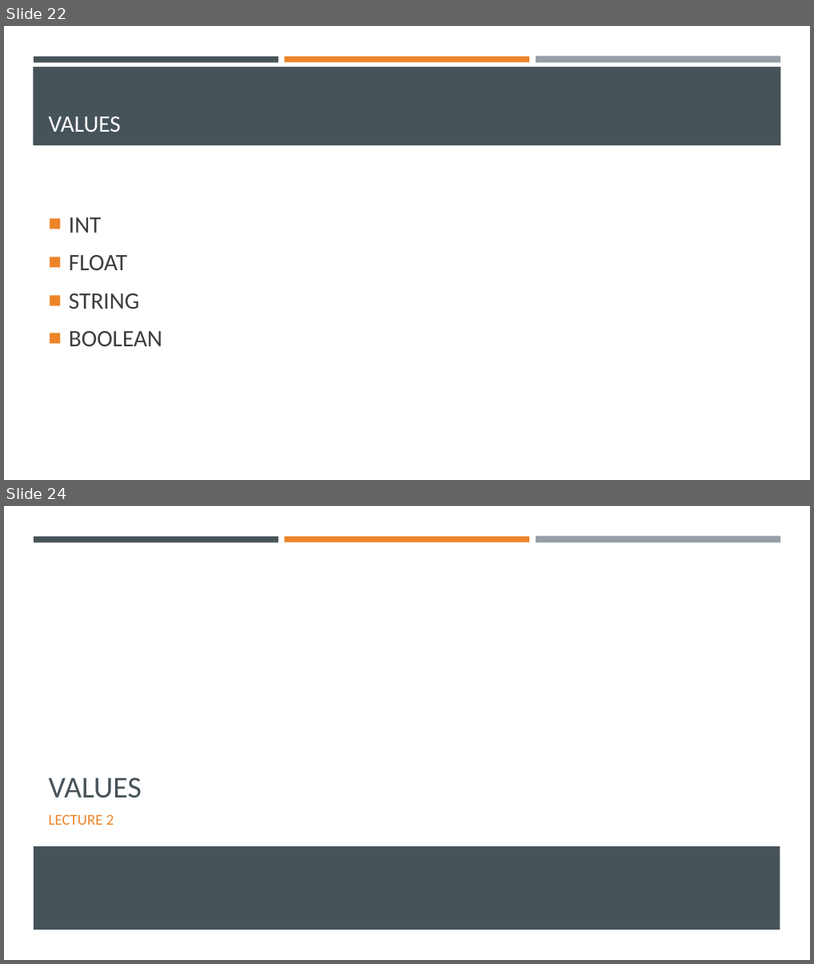
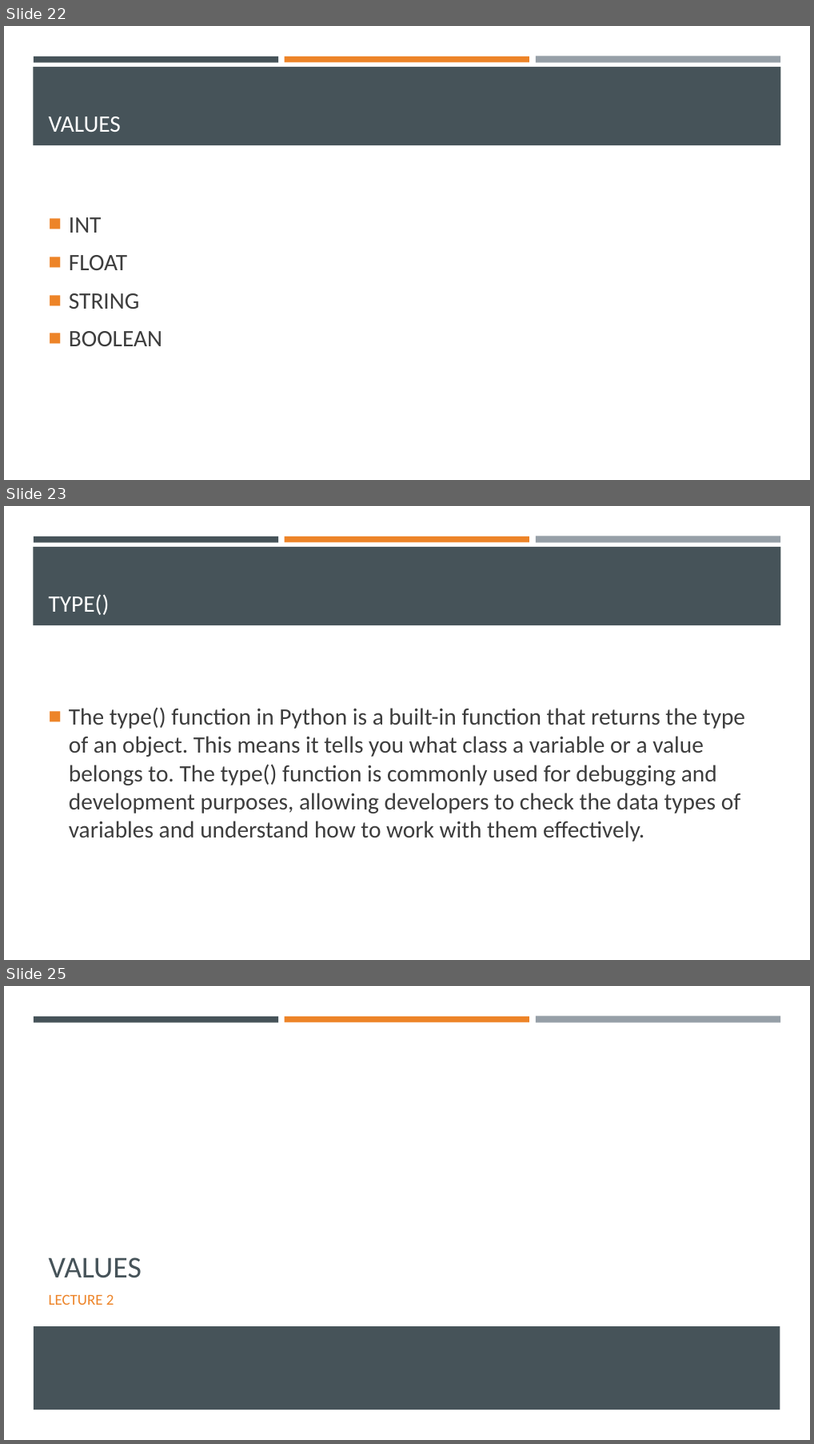
Before and after one commit to Ghost0396/iot, a slide deck: python/Python 3.pptx. Shown one above the other, each under a label of ours: slides 22 and 24 before the commit, slides 22, 23 and 25 after it; the slides between them are not shown. The pictures are 814x964 and 814x1444 pixels, drawn with LibreOffice and Linux fonts; fonts in the diff are those of the drawing. Boxes give left, top, right and bottom in pixels: in the first picture for what was removed or moved away, otherwise in the second. Text is boxed around its words. In the diff, an @@ line names an element or a change of style, - is before the commit and + after.

Commit message:
Update python lecture

```diff
--- a/python/Python 3.pptx
+++ b/python/Python 3.pptx
@@ slide 23 added at (4,506,810,960), background #FFFFFF; not listed: 4 template elements that a slide beside it also shows @@
@@ title added at (49,594,110,615), 28 pt, text #FFFFFF @@
+TYPE()
@@ text added at (69,707,746,841), 28 pt, text #3D3D3D @@
+■ The type() function in Python is a built-in function that returns the type of an object. This means it tells you what class a variable or a value belongs to. The type() function is commonly used for debugging and development purposes, allowing developers to check the data types of variables and understand how to work with them effectively.
@@ what was slide 24 is now slide 25 @@
```
Also in this commit, not shown: 1 other slide added, 1 slide removed, 1 other file.
